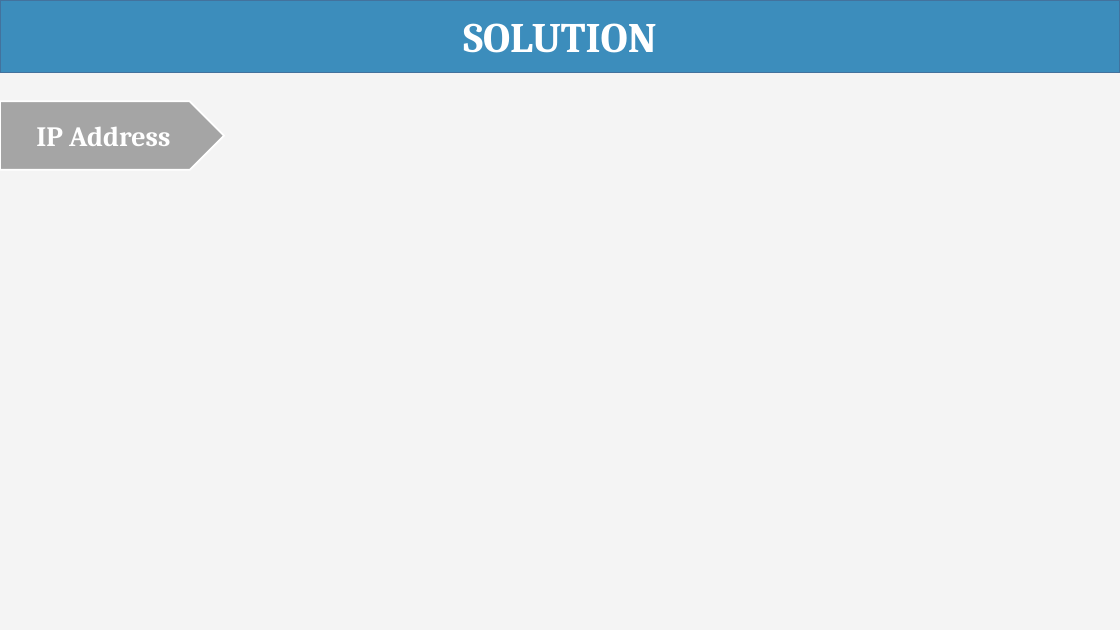
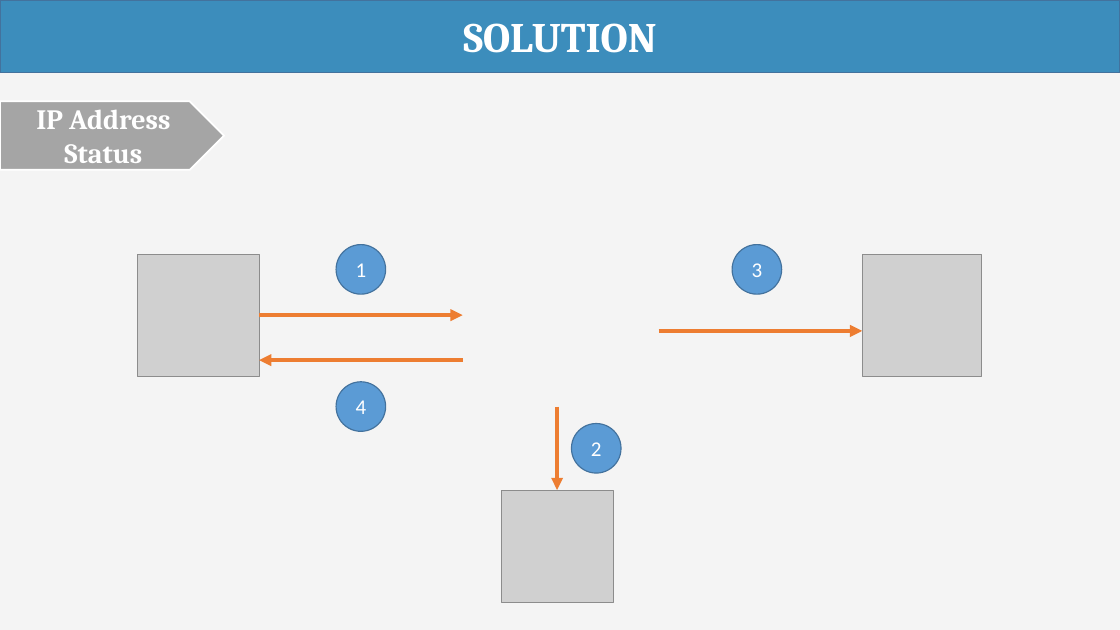
Before and after one commit to haltt051093/IMS-datacenter, a slide deck: slide 31 of Document/Presentation/IMS_20160407_Presentation.pptx (slide 18 before the commit). Drawn at 1120x630 pixels with LibreOffice and Linux fonts; fonts in the diff are those of the drawing; grey boxes stand for pictures. Boxes give left, top, right and bottom in pixels: in the first picture for what was removed or moved away, otherwise in the second. Text is boxed around its words. In the diff, an @@ line names an element or a change of style, - is before the commit and + after.

```diff
--- a/Document/Presentation/IMS_20160407_Presentation.pptx
+++ b/Document/Presentation/IMS_20160407_Presentation.pptx
@@ text in pentagon arrow at bbox=[36, 110, 170, 163]: text changed @@
-IP Address
+IP Address Status
@@ picture added at bbox=[137, 255, 259, 376] @@
@@ ellipse added at bbox=[336, 245, 386, 294], fill #5B9BD5, outline #43739E 1 pt, 18 pt, text #FFFFFF @@
+1
@@ ellipse added at bbox=[733, 245, 782, 294], fill #5B9BD5, outline #43739E 1 pt, 18 pt, text #FFFFFF @@
+3
@@ picture added at bbox=[862, 255, 981, 376] @@
@@ arrow added from (259, 315) to (463, 315), #ED7D31 3.5 pt @@
@@ arrow added from (659, 331) to (862, 331), #ED7D31 3.5 pt @@
@@ arrow added from (463, 360) to (259, 360), #ED7D31 3.5 pt @@
@@ ellipse added at bbox=[336, 382, 386, 432], fill #5B9BD5, outline #43739E 1 pt, 18 pt, text #FFFFFF @@
+4
@@ arrow added from (557, 407) to (557, 490), #ED7D31 3.5 pt @@
@@ ellipse added at bbox=[571, 423, 621, 473], fill #5B9BD5, outline #43739E 1 pt, 18 pt, text #FFFFFF @@
+2
@@ picture added at bbox=[502, 490, 613, 602] @@
```
Also in this commit, not shown: 11 other slides changed, 36 slides added, 8 slides removed.
